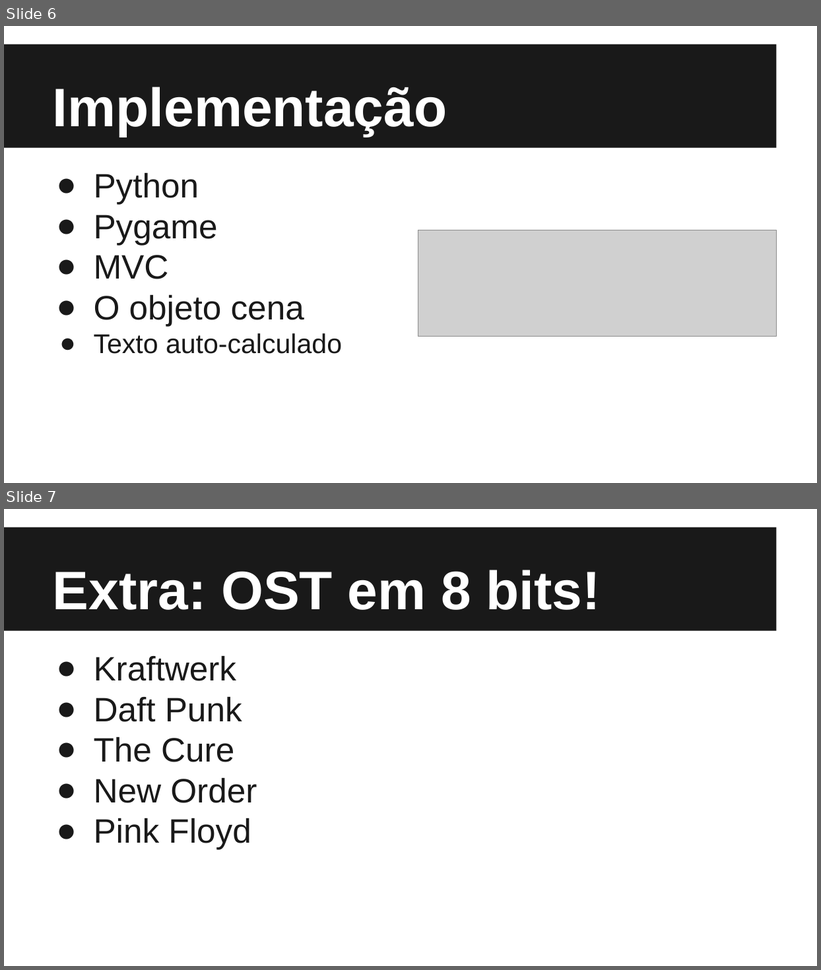
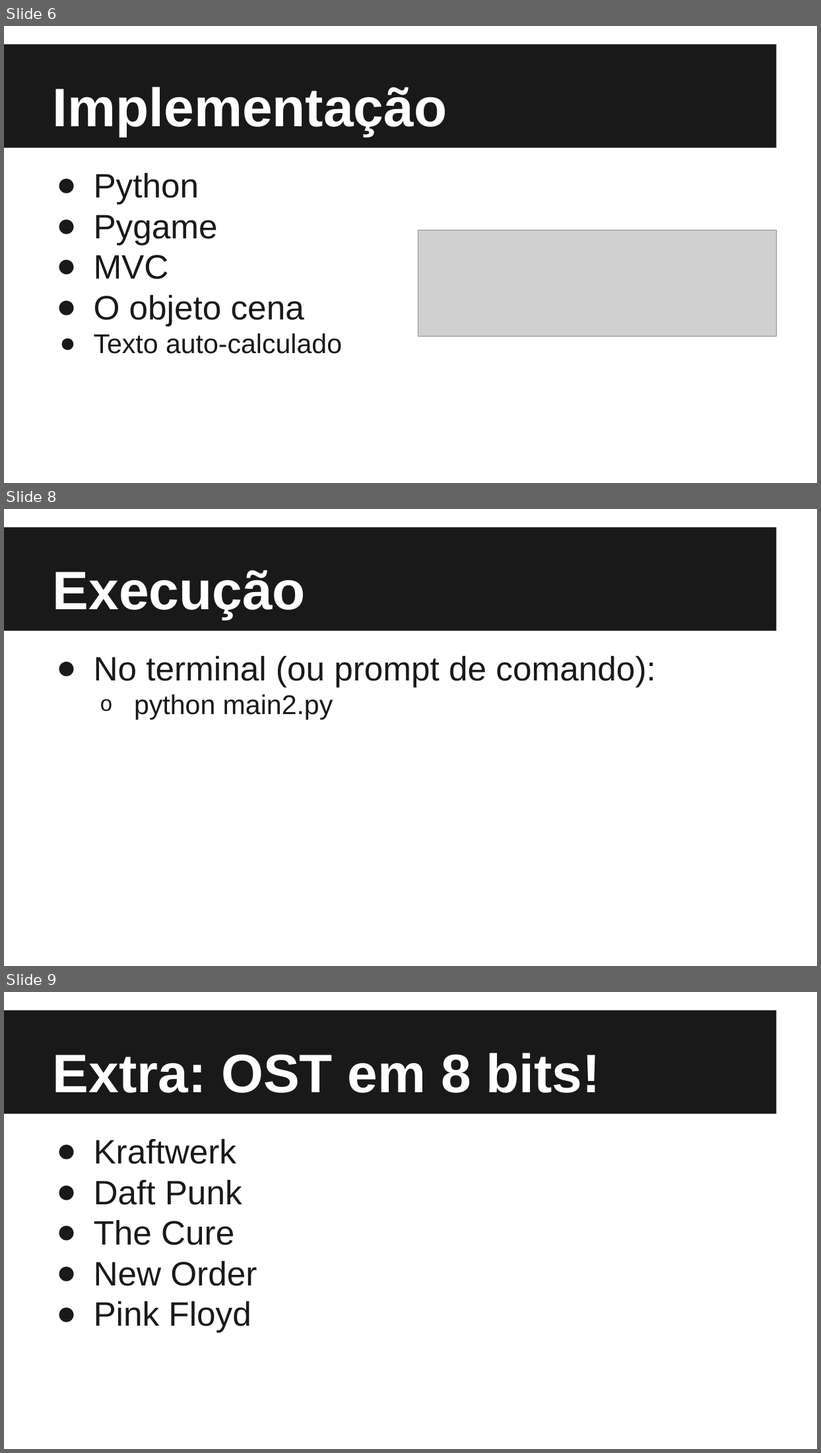
Before and after one commit to esponja92/The-Man-Machine, a slide deck: GDP GameArt.pptx. Shown one above the other, each under a label of ours: slides 6 and 7 before the commit, slides 6, 8 and 9 after it; the slides between them are not shown. The pictures are 821x970 and 821x1453 pixels, drawn with LibreOffice and Linux fonts; fonts in the diff are those of the drawing; grey boxes stand for pictures. Boxes give left, top, right and bottom in pixels: in the first picture for what was removed or moved away, otherwise in the second. Text is boxed around its words. In the diff, an @@ line names an element or a change of style, - is before the commit and + after.

```diff
--- a/GDP GameArt.pptx
+++ b/GDP GameArt.pptx
@@ slide 8 added at bbox=[4, 509, 817, 966], background #FFFFFF; not listed: 1 template element that a slide beside it also shows @@
@@ title added at bbox=[53, 570, 306, 619], 48 pt, text #FFFFFF, bold @@
+Execução
@@ text added at bbox=[94, 656, 655, 720], 30 pt, text #191919 @@
+● No terminal (ou prompt de comando):
+  o python main2.py
@@ what was slide 7 is now slide 9 @@
```
Also in this commit, not shown: 1 other slide added, 7 other files.
